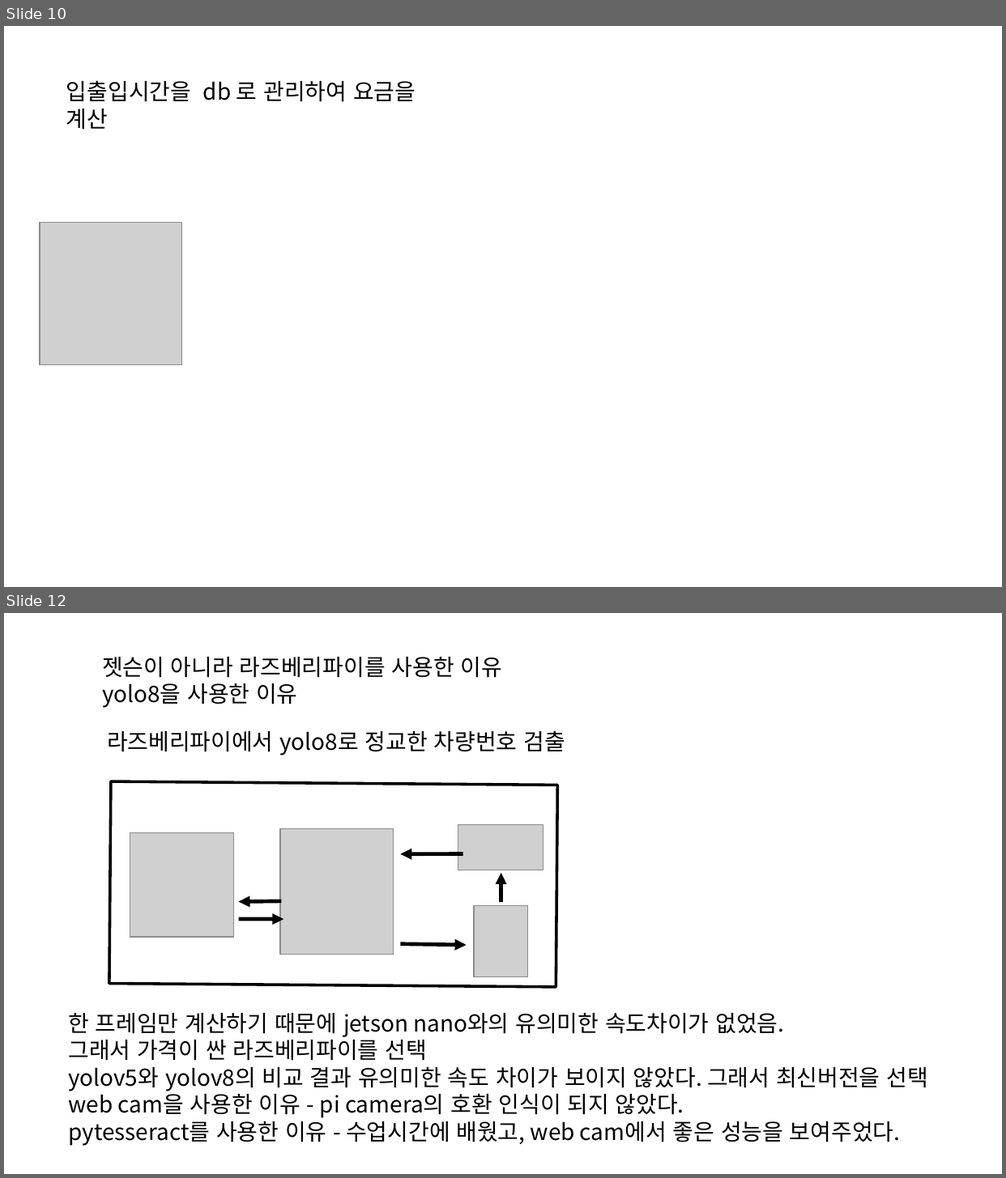
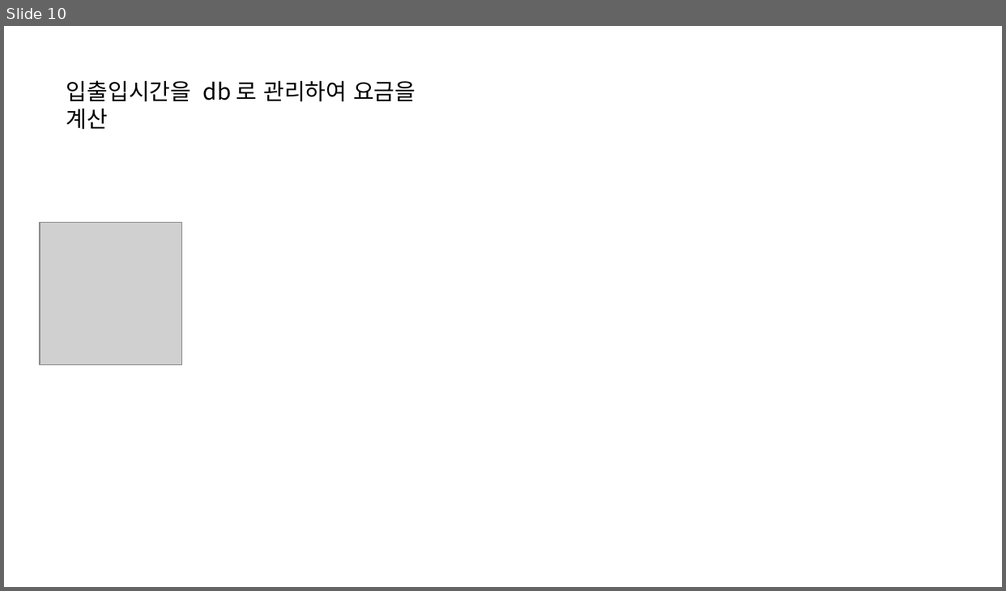
Before and after one commit to HardCoding0417/Parking-lot-project, a slide deck: doc/presentation.odp. Shown one above the other, each under a label of ours: slides 10 and 12 before the commit, slide 10 after it; the slides between them are not shown. The pictures are 1006x1178 and 1006x591 pixels, drawn with LibreOffice and Linux fonts; fonts in the diff are those of the drawing; grey boxes stand for pictures. Boxes give left, top, right and bottom in pixels: in the first picture for what was removed or moved away, otherwise in the second. Text is boxed around its words. In the diff, an @@ line names an element or a change of style, - is before the commit and + after.

```diff
--- a/doc/presentation.odp
+++ b/doc/presentation.odp
@@ slide 12 removed at <box>4,613,1002,1174</box>, background #FFFFFF @@
@@ text removed at <box>102,657,502,708</box> @@
-젯슨이 아니라 라즈베리파이를 사용한 이유
-yolo8을 사용한 이유
@@ text removed at <box>107,730,565,756</box> @@
-라즈베리파이에서 yolo8로 정교한 차량번호 검출
@@ rectangle removed at <box>109,781,557,987</box> @@
@@ picture removed at <box>280,829,394,956</box> @@
@@ picture removed at <box>458,825,543,871</box> @@
@@ picture removed at <box>130,833,234,937</box> @@
@@ arrow removed from (463, 854) to (401, 854) @@
@@ arrow removed from (501, 902) to (501, 873) @@
@@ arrow removed from (281, 901) to (239, 902) @@
@@ arrow removed from (239, 919) to (283, 919) @@
@@ picture removed at <box>474,905,528,977</box> @@
@@ arrow removed from (401, 944) to (467, 945) @@
@@ text removed at <box>68,1013,927,1146</box> @@
-한 프레임만 계산하기 때문에 jetson nano와의 유의미한 속도차이가 없었음.
-그래서 가격이 싼 라즈베리파이를 선택
-yolov5와 yolov8의 비교 결과 유의미한 속도 차이가 보이지 않았다. 그래서 최신버전을 선택
-web cam을 사용한 이유 - pi camera의 호환 인식이 되지 않았다.
-pytesseract를 사용한 이유 - 수업시간에 배웠고, web cam에서 좋은 성능을 보여주었다.
```
Also in this commit, not shown: 6 slides added, 1 other slide removed, 2 other files.
